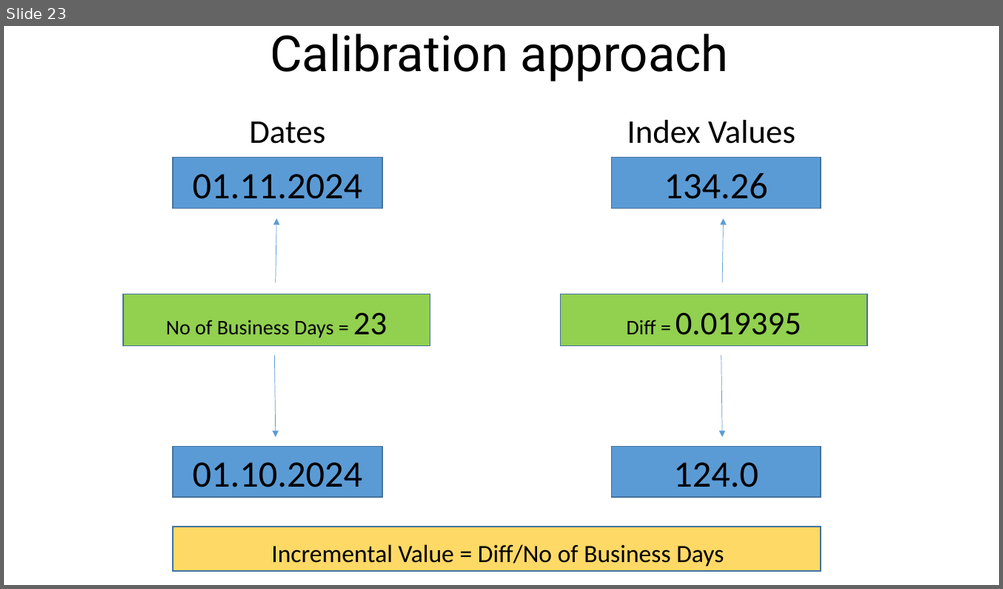
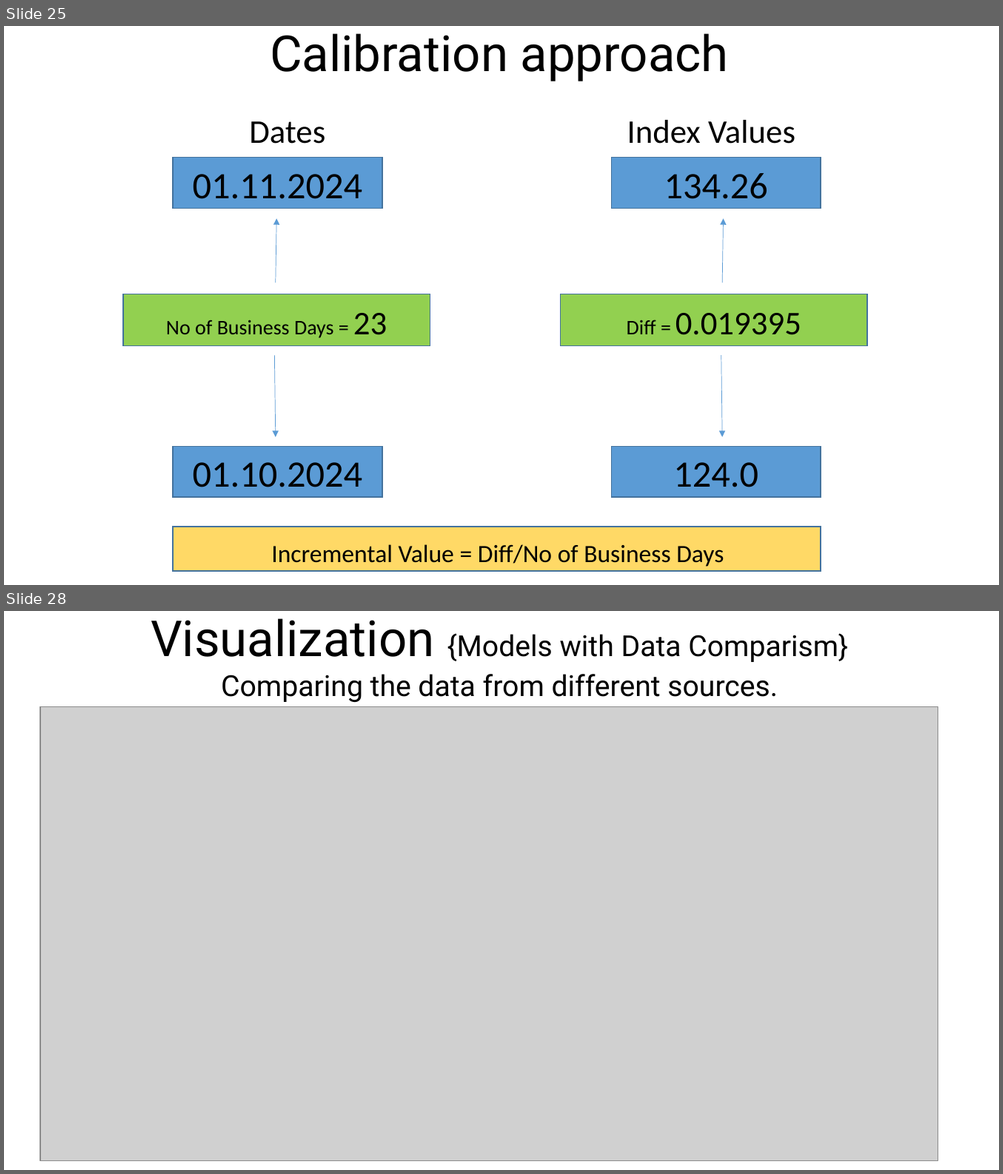
Before and after one commit to Akubue4U/PyProjects, a slide deck: MyBDAThesis/Akubue Simon - Thesis Presentation.pptx. Shown one above the other, each under a label of ours: slide 23 before the commit, slides 25 and 28 after it; the slides between them are not shown. The pictures are 1003x589 and 1003x1174 pixels, drawn with LibreOffice and Linux fonts; fonts in the diff are those of the drawing; grey boxes stand for pictures. Boxes give left, top, right and bottom in pixels: in the first picture for what was removed or moved away, otherwise in the second. Text is boxed around its words. In the diff, an @@ line names an element or a change of style, - is before the commit and + after.

```diff
--- a/MyBDAThesis/Akubue Simon - Thesis Presentation.pptx
+++ b/MyBDAThesis/Akubue Simon - Thesis Presentation.pptx
@@ slide 28 added at (4,611,999,1170), background #FFFFFF @@
@@ text added at (151,618,848,662), 28 pt, text #000000 @@
+Visualization {Models with Data Comparism}
@@ text added at (221,674,777,702), 28 pt, text #000000 @@
+Comparing the data from different sources.
@@ picture added at (40,706,938,1161) @@
@@ what was slide 23 is now slide 25 @@
```
Also in this commit, not shown: 8 slides changed, 3 other slides added, 1 other file.
